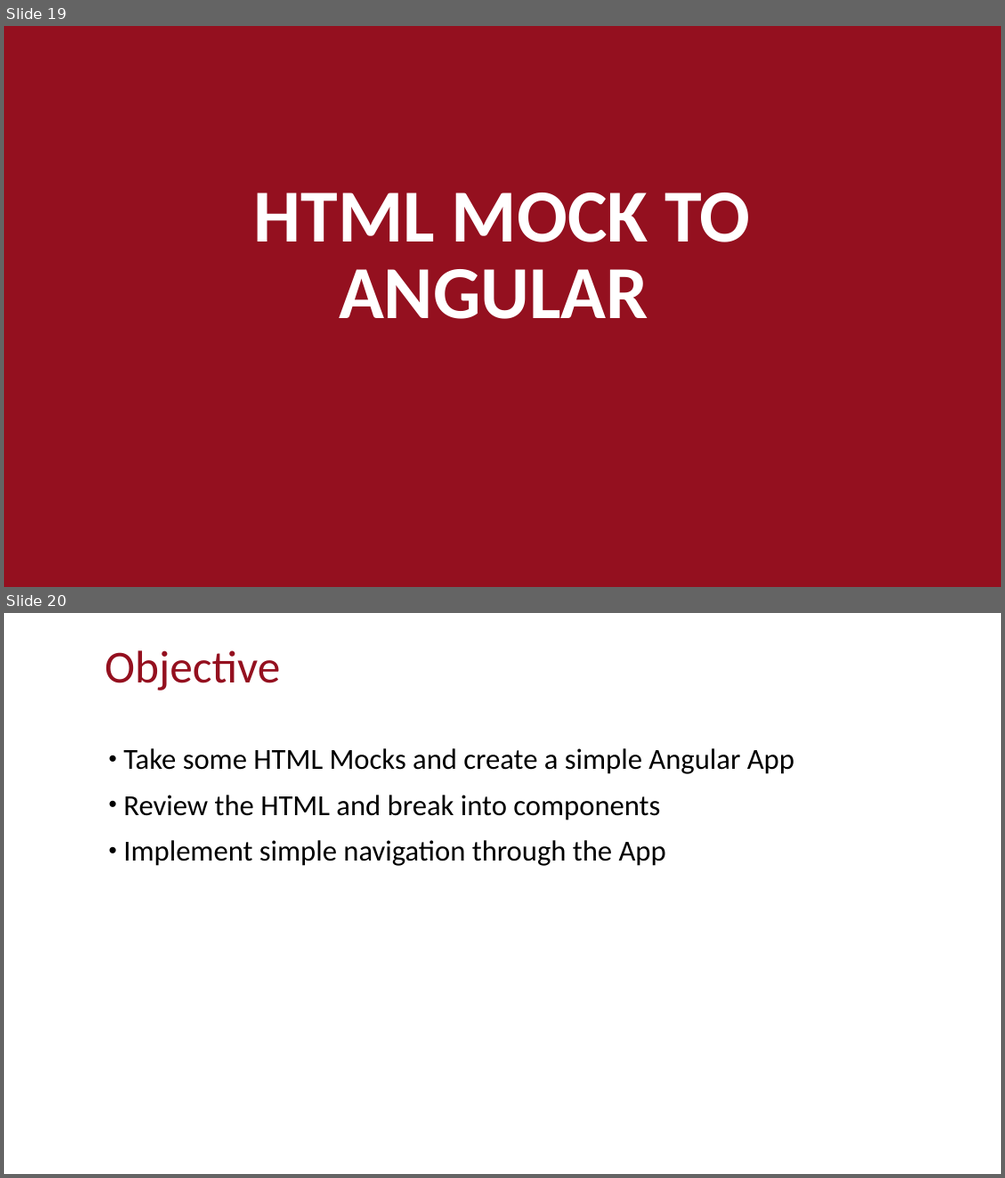
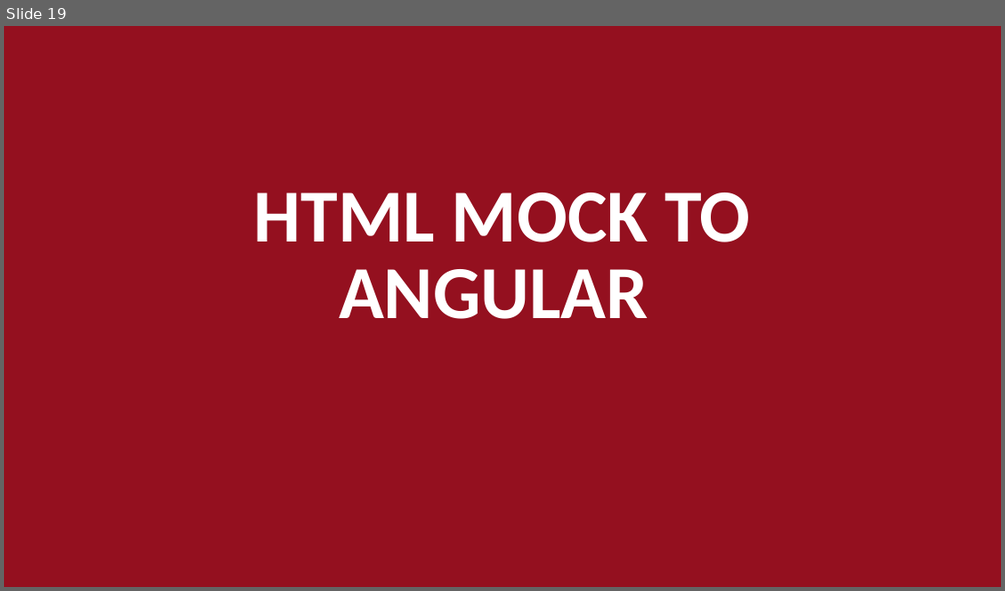
Before and after one commit to CRANK211/vs17-ng2-dnc, a slide deck: Using VS 2017 to build Angular 2.x web apps V2.pptx. Shown one above the other, each under a label of ours: slides 19 and 20 before the commit, slide 19 after it. The pictures are 1005x1178 and 1005x591 pixels, drawn with LibreOffice and Linux fonts; fonts in the diff are those of the drawing. Boxes give left, top, right and bottom in pixels: in the first picture for what was removed or moved away, otherwise in the second. Text is boxed around its words. In the diff, an @@ line names an element or a change of style, - is before the commit and + after.

```diff
--- a/Using VS 2017 to build Angular 2.x web apps V2.pptx
+++ b/Using VS 2017 to build Angular 2.x web apps V2.pptx
@@ slide 20 removed at <box>4,613,1001,1174</box>, background #FFFFFF @@
@@ title removed at <box>105,650,280,690</box> @@
-Objective
@@ text removed at <box>123,748,794,866</box> @@
-• Take some HTML Mocks and create a simple Angular App
-• Review the HTML and break into components
-• Implement simple navigation through the App
```
Also in this commit, not shown: 34 slides changed, 3 slides added, 2 other slides removed, 20 other files.
